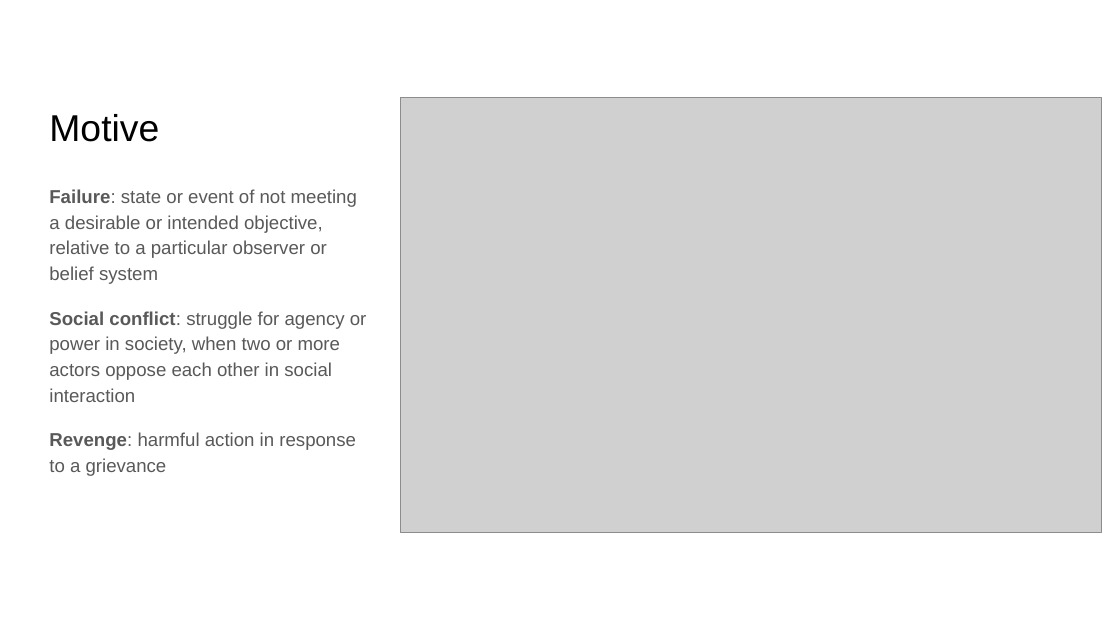
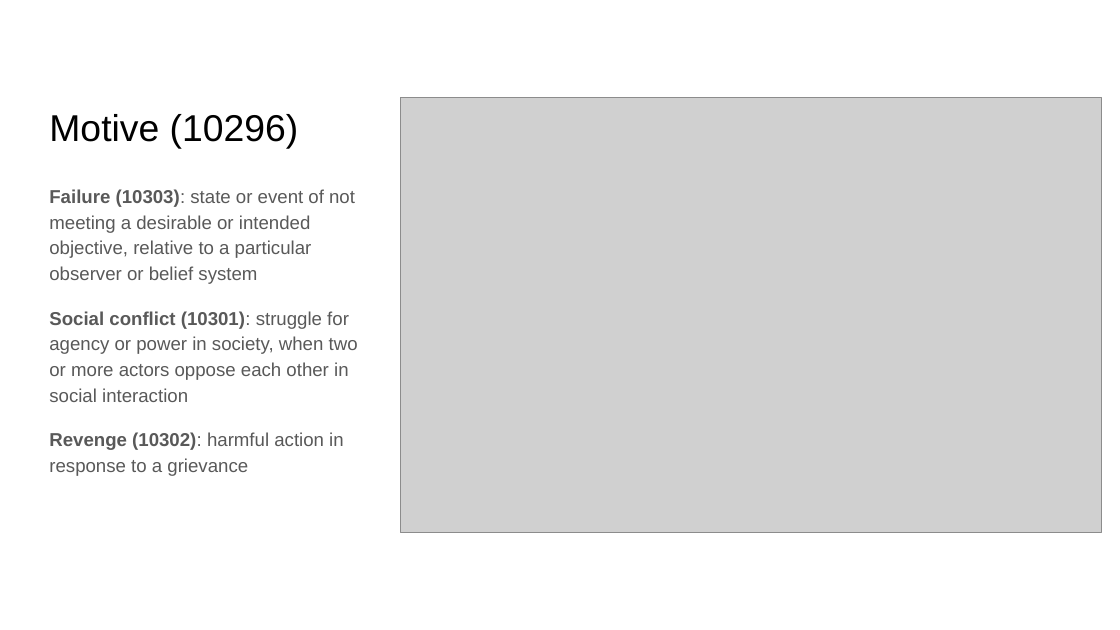
Before and after one commit to RESIN-KAIROS/schemalib, a slide deck: slide 3 of hrf/mass_shooting.pptx. Drawn at 1120x630 pixels with LibreOffice and Linux fonts; fonts in the diff are those of the drawing; grey boxes stand for pictures. Boxes give left, top, right and bottom in pixels: in the first picture for what was removed or moved away, otherwise in the second. Text is boxed around its words. In the diff, an @@ line names an element or a change of style, - is before the commit and + after.

```diff
--- a/hrf/mass_shooting.pptx
+++ b/hrf/mass_shooting.pptx
@@ title at [49,114,299,149]: text changed @@
-Motive
+Motive (10296)
@@ text at [49,189,358,476]: text changed @@
-Failure: state or event of not meeting a desirable or intended objective, relative to a particular observer or belief system
-Social conflict: struggle for agency or power in society, when two or more actors oppose each other in social interaction
-Revenge: harmful action in response to a grievance
+Failure (10303): state or event of not meeting a desirable or intended objective, relative to a particular observer or belief system
+Social conflict (10301): struggle for agency or power in society, when two or more actors oppose each other in social interaction
+Revenge (10302): harmful action in response to a grievance
```
Also in this commit, not shown: 4 other slides changed, 1 other file.
